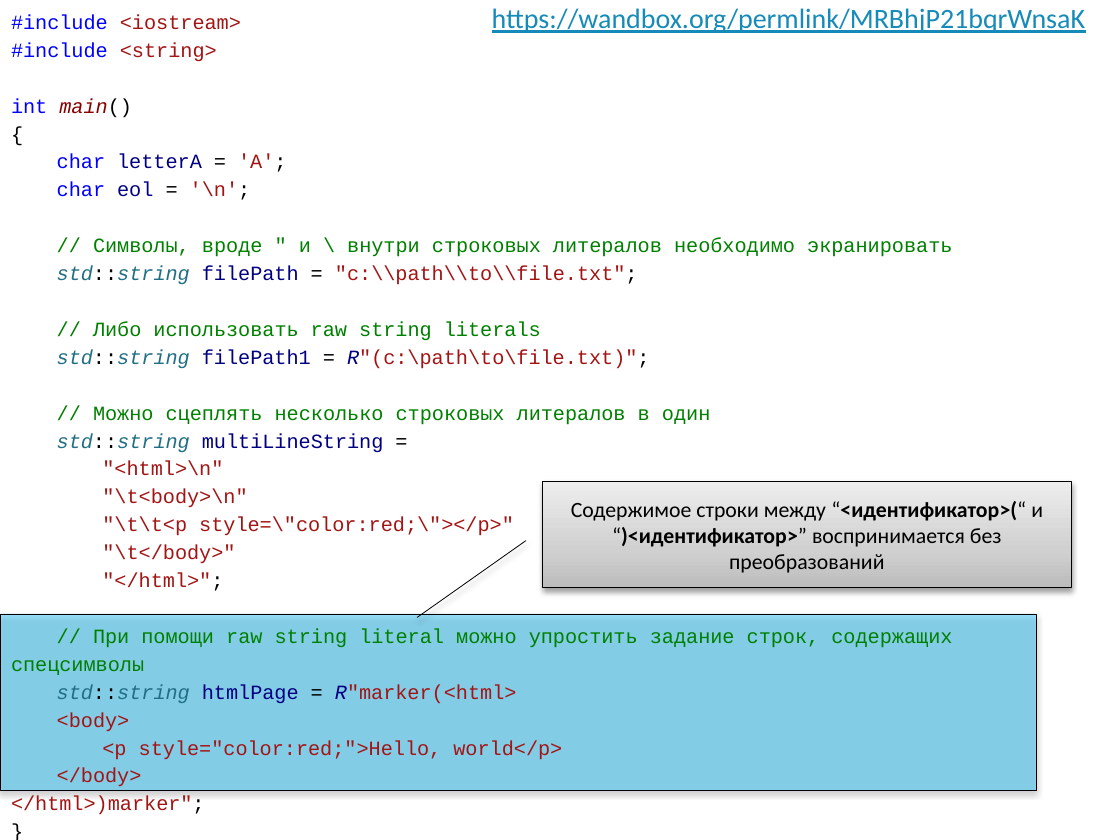
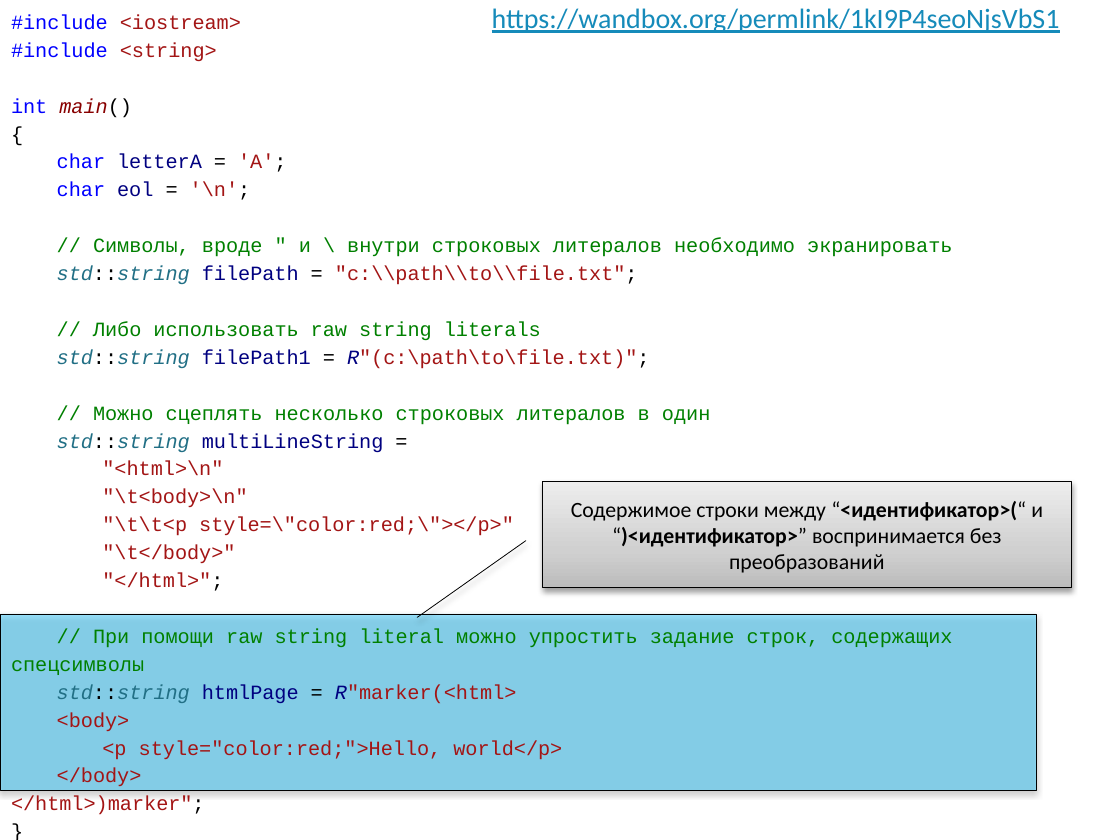
Before and after one commit to alexey-malov/oop, a slide deck: slide 11 of lectures/01/Синтаксис C++.pptx. Drawn at 1120x840 pixels with LibreOffice and Linux fonts; fonts in the diff are those of the drawing. Boxes give left, top, right and bottom in pixels: in the first picture for what was removed or moved away, otherwise in the second. Text is boxed around its words. In the diff, an @@ line names an element or a change of style, - is before the commit and + after.

```diff
--- a/lectures/01/Синтаксис C++.pptx
+++ b/lectures/01/Синтаксис C++.pptx
@@ text at bbox=[492, 8, 1060, 33]: text changed @@
-https://wandbox.org/permlink/MRBhjP21bqrWnsaK
+https://wandbox.org/permlink/1kI9P4seoNjsVbS1
```
Also in this commit, not shown: 7 other slides changed.
